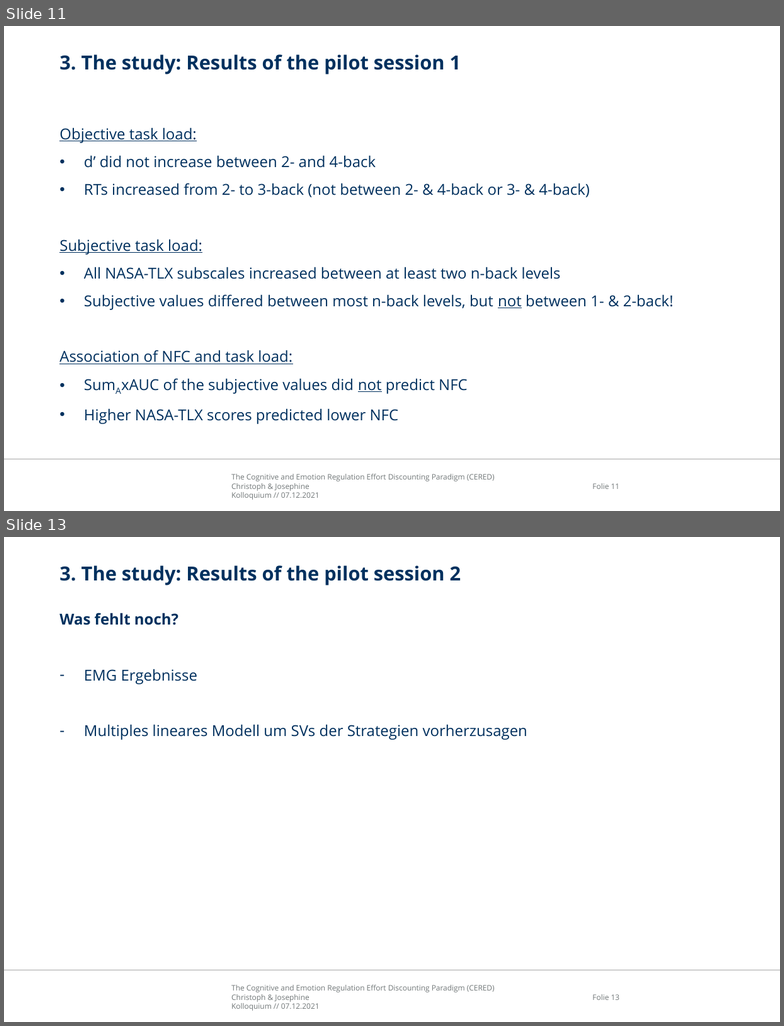
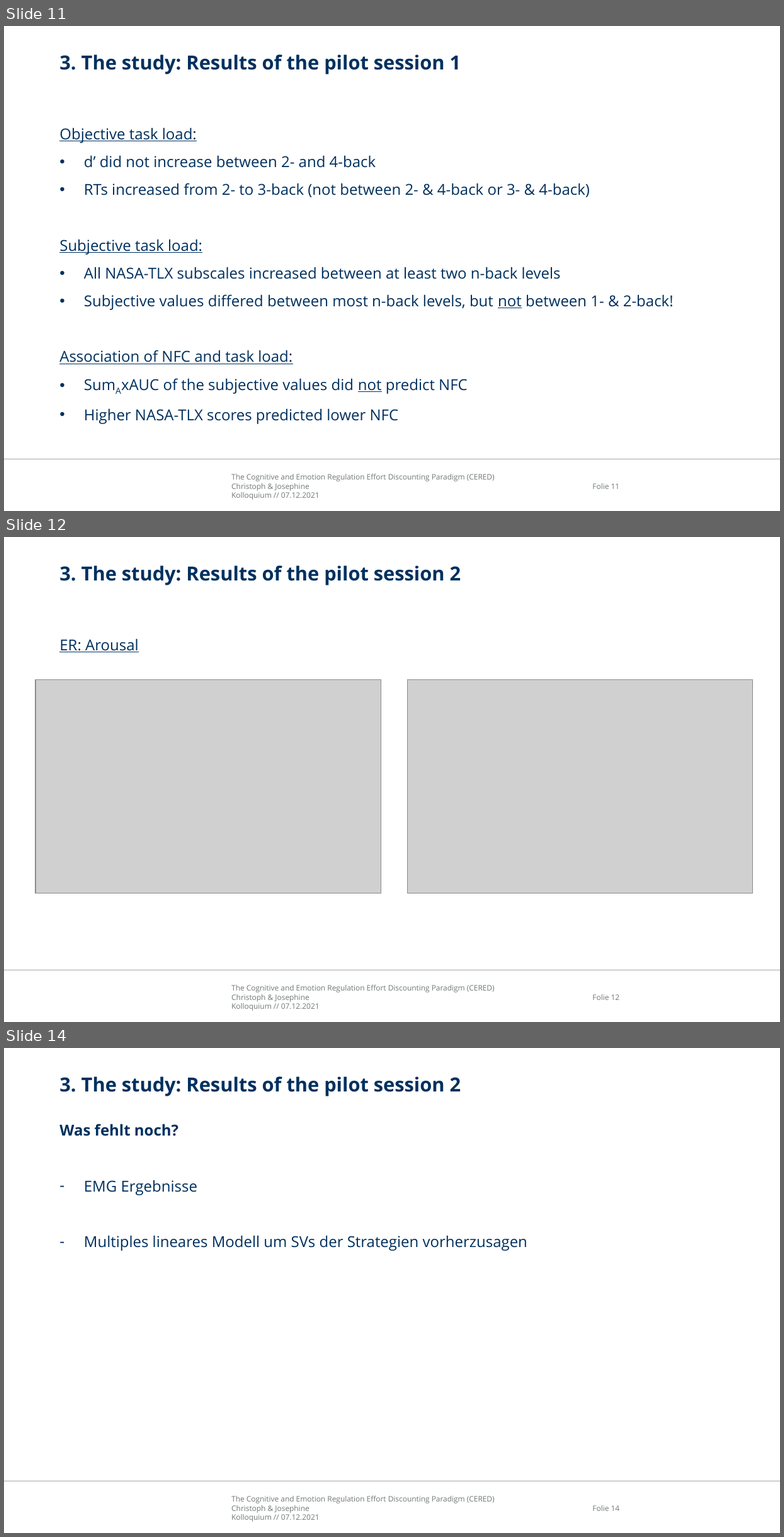
Before and after one commit to ChScheffel/CAD, a slide deck: 99_Thinktank/Talks/21-12-07_Kolloquium/CERED_Presentation.pptx. Shown one above the other, each under a label of ours: slides 11 and 13 before the commit, slides 11, 12 and 14 after it; the slides between them are not shown. The pictures are 784x1026 and 784x1537 pixels, drawn with LibreOffice and Linux fonts; fonts in the diff are those of the drawing; grey boxes stand for pictures; background and template pictures are left out. Boxes give left, top, right and bottom in pixels: in the first picture for what was removed or moved away, otherwise in the second. Text is boxed around its words. In the diff, an @@ line names an element or a change of style, - is before the commit and + after.

```diff
--- a/99_Thinktank/Talks/21-12-07_Kolloquium/CERED_Presentation.pptx
+++ b/99_Thinktank/Talks/21-12-07_Kolloquium/CERED_Presentation.pptx
@@ slide 12 added at box(4, 537, 780, 1022), background #FFFFFF; not listed: 3 template elements that a slide beside it also shows @@
@@ title added at box(59, 565, 461, 586), 18 pt, text #00305E, bold @@
+3. The study: Results of the pilot session 2
@@ text added at box(59, 638, 139, 652), 14 pt, text #00305E, underline @@
+ER: Arousal
@@ picture added at box(36, 680, 381, 893) @@
@@ picture added at box(408, 680, 753, 893) @@
@@ what was slide 13 is now slide 14 @@
@@ page number at box(592, 1505, 620, 1511): text changed @@
-Folie 13
+Folie 14
```
Also in this commit, not shown: 1 slide changed.
